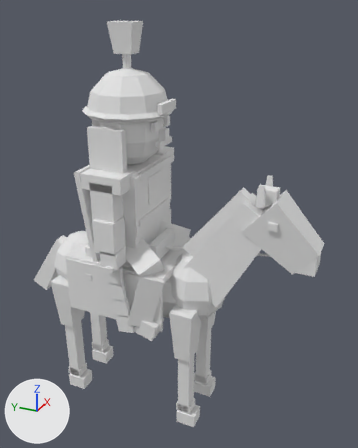
Before and after pictures for a commit that changed the Blender file art_source/blender/units/blend/chinese/cavalry_a3.blend.
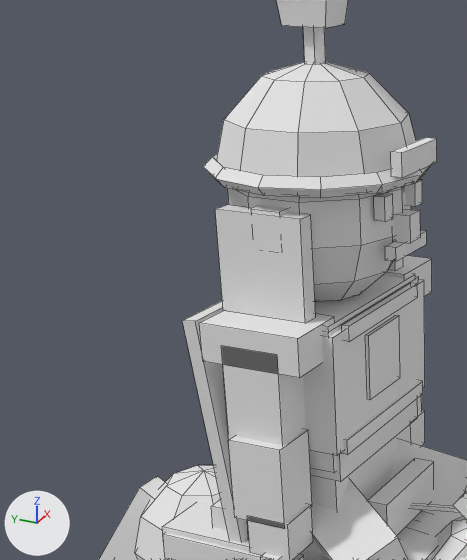
The first picture shows the older version from a 50 mm lens placed at (-2.77, -1.6, 2.91), pointed at (0.09, -0.31, 1.48). The close-ups show the older and then the newer version on the part from 0% to 53% of the width and 10% to 60% of the height of that picture. Only the edits that show in the close-ups are written down. Arrows for +X, +Y and +Z are at lower left; the lights stay in place. The close-ups show mesh edges as thin lines.

The first close-up shows 'Body'.
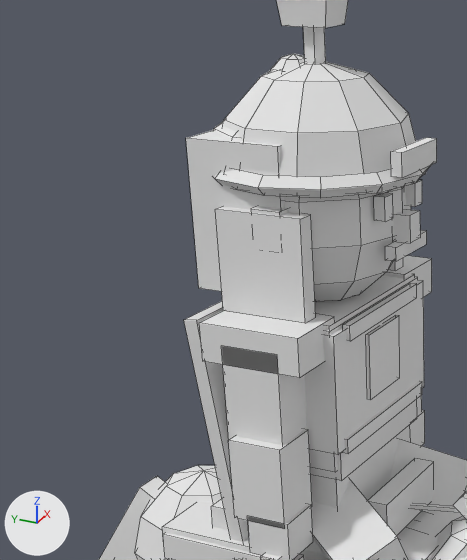
The newer file is also rescaled (x0.98) as a whole; pictures and numbers use the older file's frame.

Changed parts and their boxes [x1, y1, x2, y2] in the close-ups (467 x 560 px; the box of a moved part takes in the faces that stretch with it):
part 1 of me_body, moved or reshaped (mostly hidden afterwards)
    before: [309, 274, 415, 473]
    after: [324, 277, 418, 335]
part 2 of me_body, added
    after: [309, 274, 415, 472]
part 3 of me_body, added
    after: [186, 130, 284, 291]
part 4 of me_body, added (mostly hidden)
    after: [213, 122, 240, 140]
part 5 of me_body, added
    after: [270, 53, 305, 72]
part 6 of me_body, rebuilt
    before: [182, 301, 248, 543]
    after: [184, 301, 249, 542]

What the commit changed:
me_body is used by ob_body; location (0.0, 0.0, 0.0).
me_body had 889 vertices, 763 faces and spanned x -0.43..0.41, y -1.29..0.92, z 0.0..2.78.
me_body now has 970 vertices, 848 faces and spans x -0.43..0.41, y -1.29..0.92, z 0.0..2.78.
me_body part 1: the loose piece of 8 vertices spanning x -0.25..0.25, y -0.15..0.15, z 1.52..1.92 is scaled about its middle by (1, 1.03, 0.55), then moved by (0.0, 0.0, 0.08).
me_body part 2: a new loose piece, a box spanning x -0.24..0.24, y -0.15..0.15, z 1.52..1.92, in mat_pe_unitpalette (its picture is missing).
me_body part 3: a new loose piece, a box spanning x -0.24..0.24, y -0.03..0.23, z 1.97..2.35, in mat_pe_unitpalette (its picture is missing).
me_body part 4: the loose piece of 31 vertices spanning x -0.26..0.26, y -0.27..0.27, z 2.24..2.52 is copied, and the copy is scaled about its middle by (0.963, 0.926, 0.607), then moved by (0.0, 0.05, -0.03); it spans x -0.25..0.25, y -0.2..0.3, z 2.27..2.44.
me_body part 5: a new loose piece, a UV sphere (8 segments, 6 rings, poles along z) spanning x -0.07..0.07, y -0.01..0.13, z 2.39..2.53, in mat_pe_unitpalette (its picture is missing).
me_body part 6: the loose piece of 8 vertices spanning x -0.3..0.3, y 0.13..0.25, z 1.12..1.9 is rebuilt with 8 vertices and now spans x -0.29..0.29, y 0.13..0.25, z 1.12..1.9.
Other edits to the shape of me_body do not show in these pictures.
